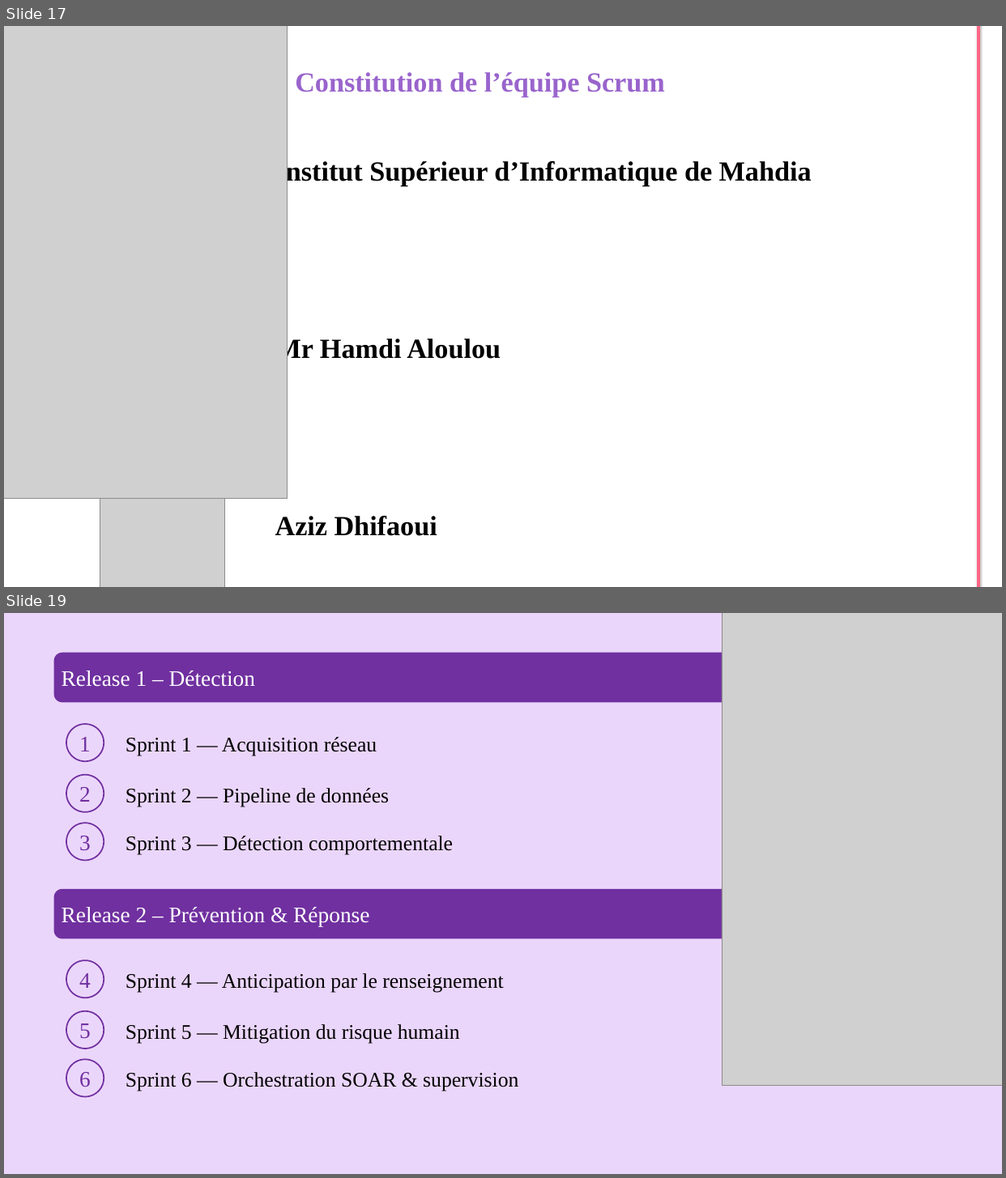
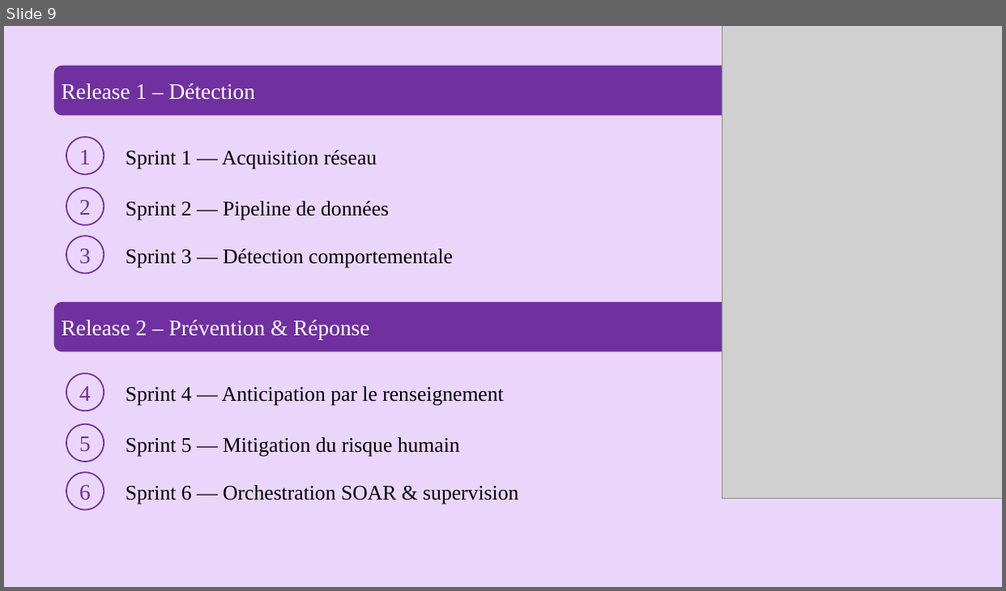
Before and after one commit to Azizos002/NG-IDPS, a slide deck: rapport/presentation-aziz-PFE.pptx. Shown one above the other, each under a label of ours: slides 17 and 19 before the commit, slide 9 after it; the slides between them are not shown. The pictures are 1006x1178 and 1006x591 pixels, drawn with LibreOffice and Linux fonts; fonts in the diff are those of the drawing; grey boxes stand for pictures. Boxes give left, top, right and bottom in pixels: in the first picture for what was removed or moved away, otherwise in the second. Text is boxed around its words. In the diff, an @@ line names an element or a change of style, - is before the commit and + after.

```diff
--- a/rapport/presentation-aziz-PFE.pptx
+++ b/rapport/presentation-aziz-PFE.pptx
@@ slide 17 removed at (x1=4, y1=26, x2=1002, y2=587), background #FFFFFF @@
@@ picture removed at (x1=4, y1=26, x2=287, y2=499) @@
@@ line removed from (978, 26) to (978, 587) @@
@@ text removed at (x1=295, y1=72, x2=665, y2=97) @@
-Constitution de l’équipe Scrum
@@ text removed at (x1=275, y1=159, x2=812, y2=186) @@
-Institut Supérieur d’Informatique de Mahdia
@@ text removed at (x1=275, y1=336, x2=501, y2=364) @@
-Mr Hamdi Aloulou
@@ picture removed at (x1=100, y1=452, x2=224, y2=587) @@
@@ text removed at (x1=275, y1=516, x2=437, y2=536) @@
-Aziz Dhifaoui
@@ what was slide 19 is now slide 9 @@
```
Also in this commit, not shown: 13 slides changed, 2 slides added, 6 other slides removed, 4 other files.
